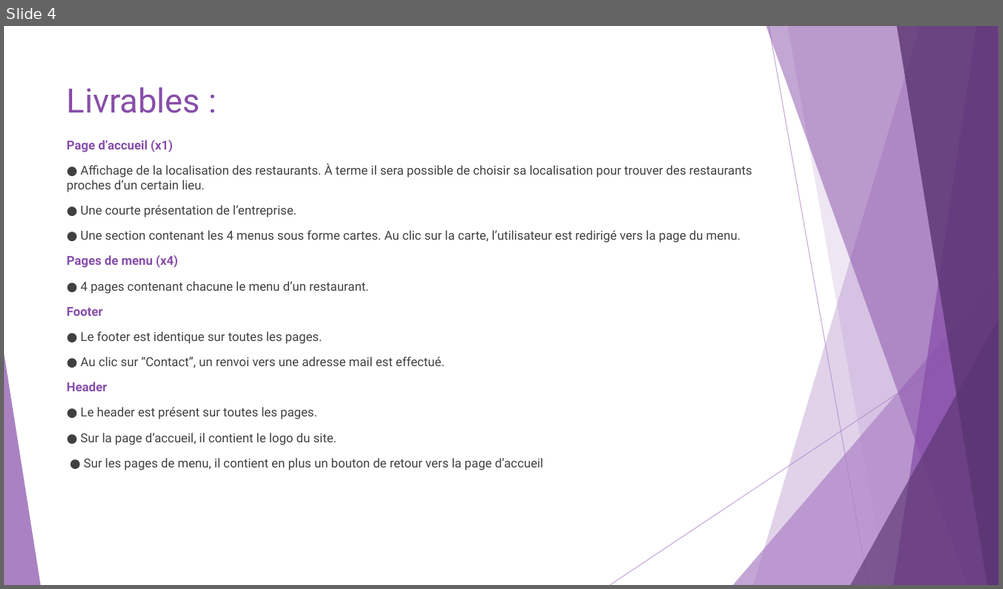
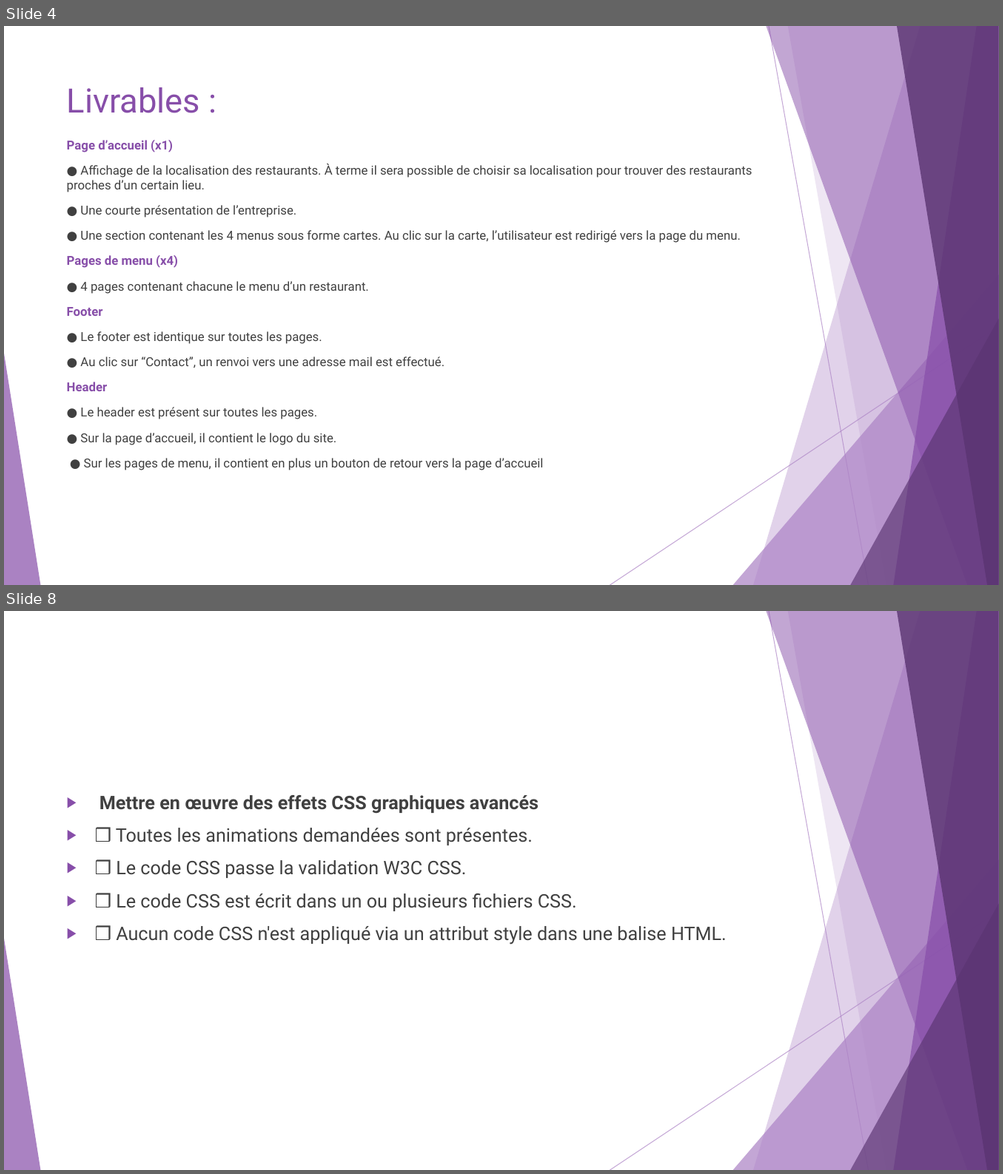
Before and after one commit to vrudy77/Ohmyfood, a slide deck: SUPPORT PROJET N°3.pptx. Shown one above the other, each under a label of ours: slide 4 before the commit, slides 4 and 8 after it; the slides between them are not shown. The pictures are 1003x589 and 1003x1174 pixels, drawn with LibreOffice and Linux fonts; fonts in the diff are those of the drawing. Boxes give left, top, right and bottom in pixels: in the first picture for what was removed or moved away, otherwise in the second. Text is boxed around its words. In the diff, an @@ line names an element or a change of style, - is before the commit and + after.

```diff
--- a/SUPPORT PROJET N°3.pptx
+++ b/SUPPORT PROJET N°3.pptx
@@ slide 8 added at [4,611,999,1170], background #FFFFFF; not listed: 10 template elements that a slide beside it also shows @@
@@ text added at [99,795,726,945], 18 pt, text #404040 @@
+▶ Mettre en œuvre des effets CSS graphiques avancés
+▶ ❒ Toutes les animations demandées sont présentes.
+▶ ❒ Le code CSS passe la validation W3C CSS.
+▶ ❒ Le code CSS est écrit dans un ou plusieurs fichiers CSS.
+▶ ❒ Aucun code CSS n'est appliqué via un attribut style dans une balise HTML.
```
Also in this commit, not shown: 3 slides changed, 4 other slides added, 6 other files.
